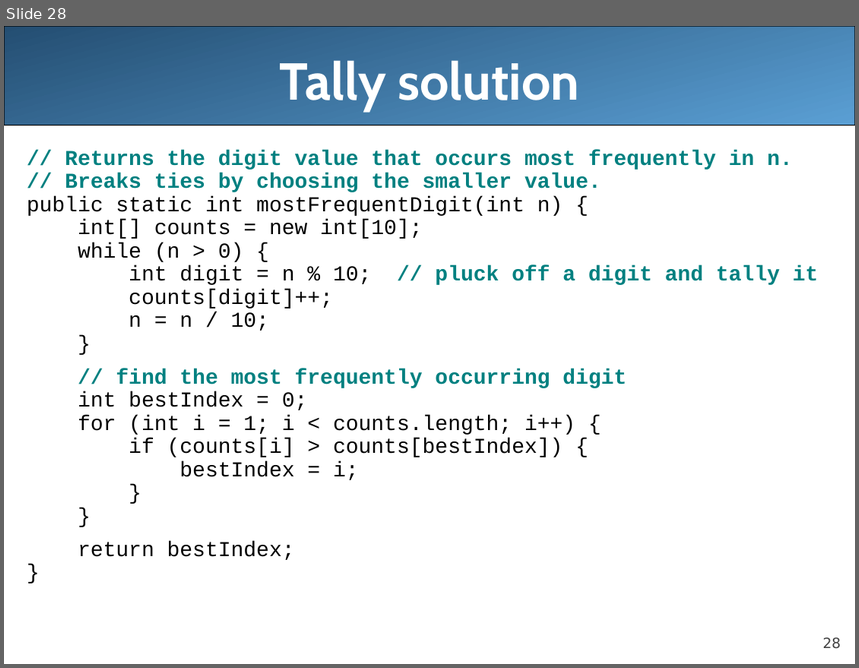
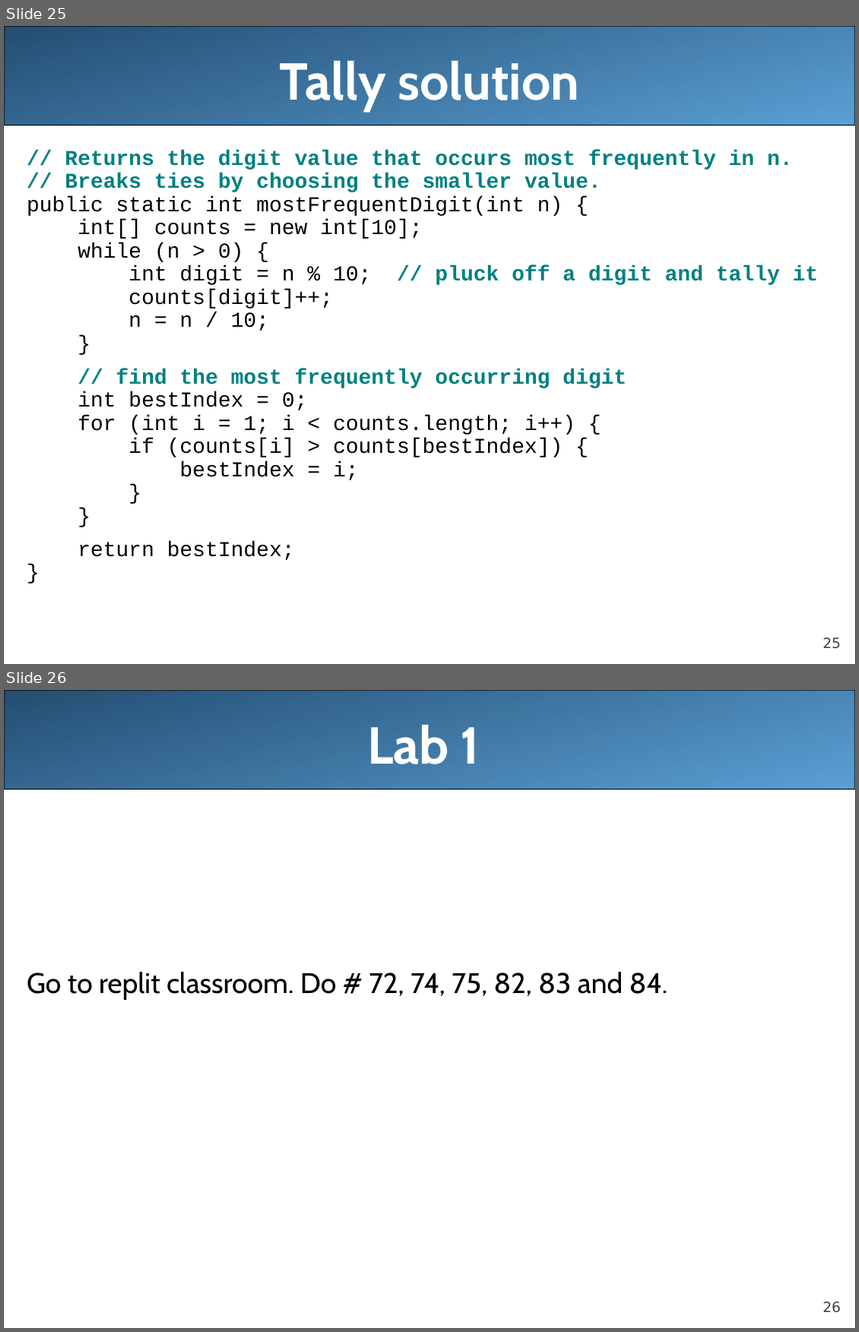
Before and after one commit to LongBaoNguyen/longbaonguyen.github.io, a slide deck: courses/apcsa/lecture17.ppt. Shown one above the other, each under a label of ours: slide 28 before the commit, slides 25 and 26 after it. The pictures are 859x668 and 859x1332 pixels, drawn with LibreOffice and Linux fonts; fonts in the diff are those of the drawing. Boxes give left, top, right and bottom in pixels: in the first picture for what was removed or moved away, otherwise in the second. Text is boxed around its words. In the diff, an @@ line names an element or a change of style, - is before the commit and + after.

```diff
--- a/courses/apcsa/lecture17.ppt
+++ b/courses/apcsa/lecture17.ppt
@@ slide 26 added at (4, 690, 855, 1328), background #FFFFFF; not listed: 2 template elements that a slide beside it also shows @@
@@ title added at (367, 724, 480, 764), 44 pt, text #FFFFFF, bold @@
+Lab 1
@@ text added at (27, 972, 668, 1000), 24 pt, text #000000 @@
+Go to replit classroom. Do # 72, 74, 75, 82, 83 and 84.
@@ what was slide 28 is now slide 25 @@
@@ page number at (823, 638, 842, 649): text changed @@
-28
+25
```
Also in this commit, not shown: 3 slides changed, 3 slides removed, 7 other files.
